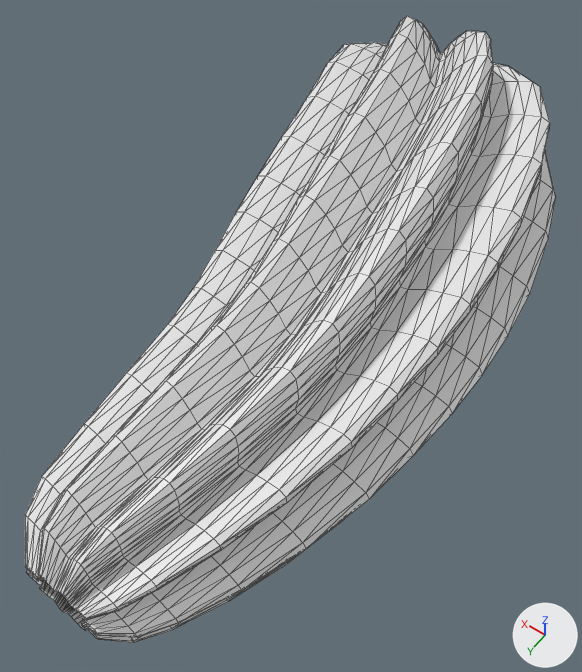
The COLLADA model SpicyHero/Game.scnassets/Scenario/CactusSingleOne/CactusSingleOne.dae, before and after one commit.
Before and after are seen from a 50 mm camera at (-1.95, 3.14, 4.37) aimed at (0.14, 0.21, -0.23). Every picture has the same lights, and +X, +Y and +Z are marked at lower right. Mesh edges are drawn as thin lines.

The older version as bpy lines, for what is in view:
```python
me_circle = bpy.data.meshes.new('Circle')
me_circle.from_pydata(...)  # 1901 vertices, 3700 faces; spans x -1.18..1.38, y -2.97..2.6, z -1.06..1.06
ob_circle = bpy.data.objects.new('Circle', me_circle)
ob_circle.location = (0.0, 0.0, 0.0)
```
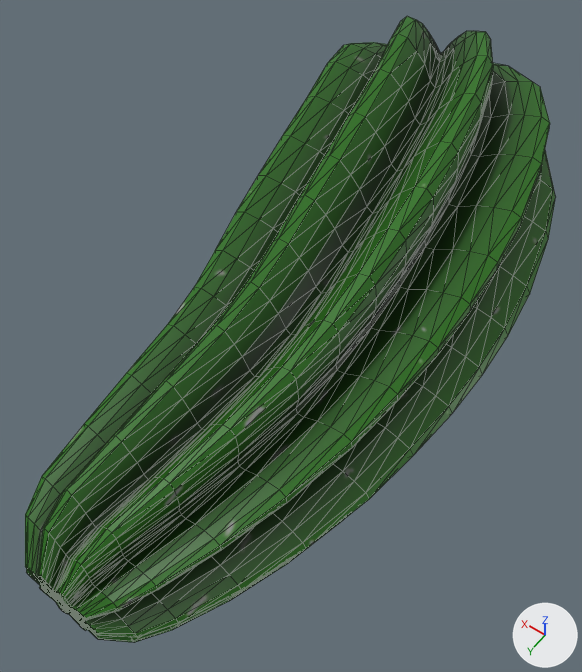
The newer file is also rescaled (x6.0), turned or shifted as a whole; pictures and numbers use the older file's frame.

What differs and where, as boxes (x1, y1, x2, y2) in the pictures (582 x 672 px):
part 1 of me_circle, added: after (25, 566, 100, 639)
part 2 of me_circle, recoloured (white to green): (25, 16, 556, 642) in both

The change, as a diff of the scene's bpy script:
```diff
--- a/SpicyHero/Game.scnassets/Scenario/CactusSingleOne/CactusSingleOne.dae.py
+++ b/SpicyHero/Game.scnassets/Scenario/CactusSingleOne/CactusSingleOne.dae.py
@@ img_textureecactussingleone_jpg @@
+img_textureecactussingleone_jpg = load_image('TextureeCactusSingleOne.jpg', 'TextureeCactusSingleOne.jpg', 1024, 1024, 'sRGB')
@@ mat_material @@
+mat_material = principled_material('Material')
+mat_material.texture = img_textureecactussingleone_jpg
+mat_material.roughness = 0.44
@@ me_circle @@
 # used by ob_circle; location = (0.0, 0.0, 0.0)
-me_circle.from_pydata(...)  # 1901 vertices, 3700 faces; spans x -1.18..1.38, y -2.97..2.6, z -1.06..1.06
+me_circle.from_pydata(...)  # 1902 vertices, 3800 faces; spans x -1.18..1.38, y -2.97..2.6, z -1.06..1.06
+# me_circle part 1
+# 1 vertex is added at (-0.02, 2.59, 0.0)
+# 100 new faces join them
+# me_circle part 2: 3670 faces spanning x -1.18..1.38, y -2.97..2.6, z -1.06..1.06 switch from no material to mat_material (picture img_textureecactussingleone_jpg)
```
